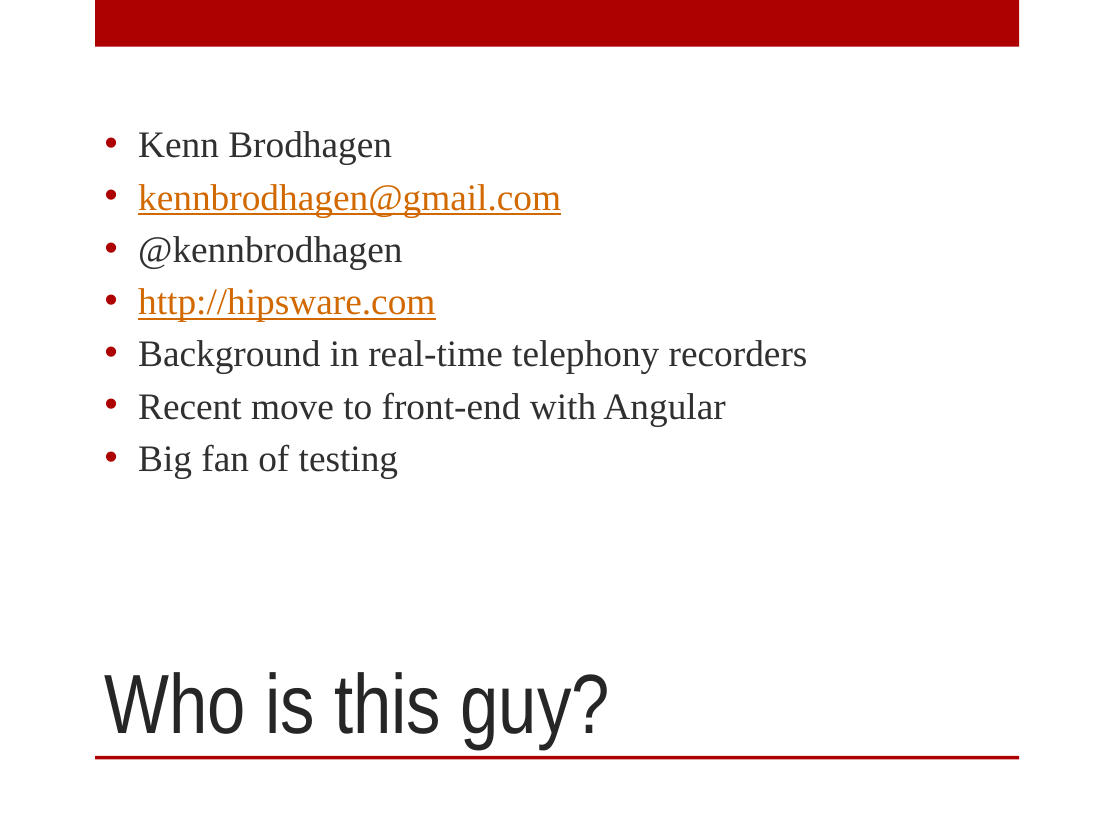
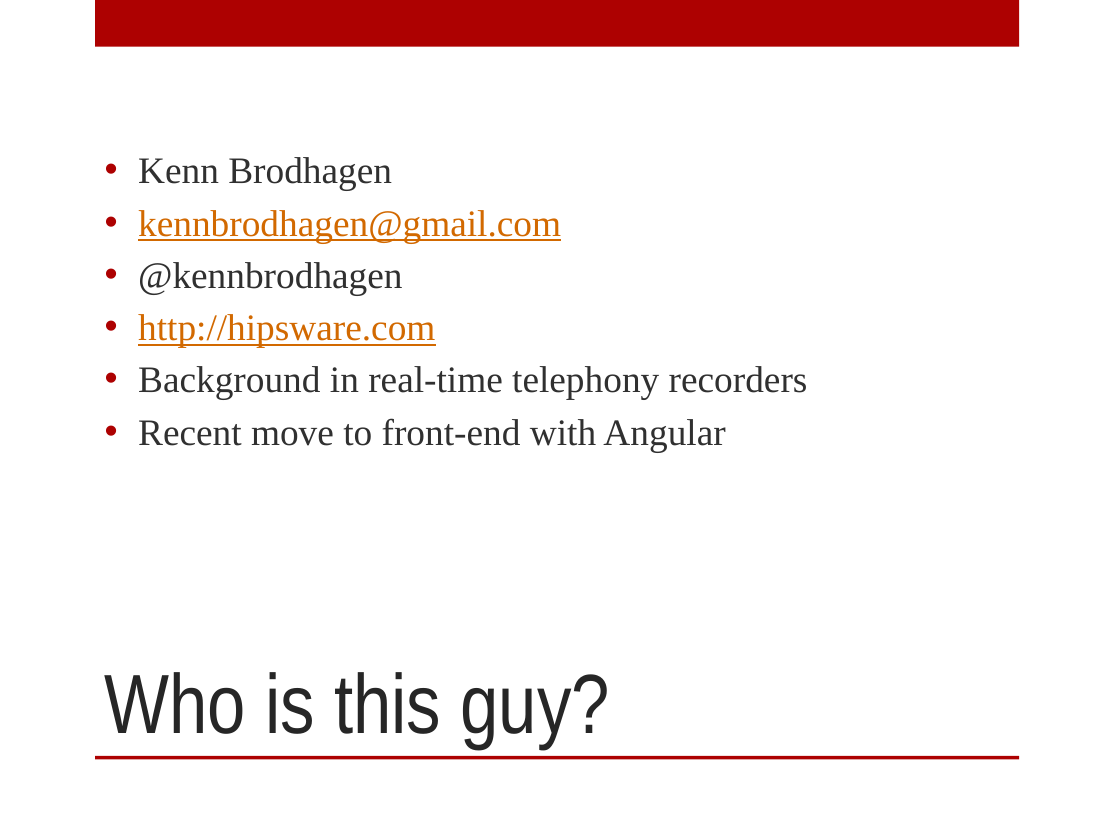
Before and after one commit to kennbrodhagen/angular-github-view, a slide deck: slide 3 of AngularJS Unit Testing.pptx (slide 2 before the commit). Drawn at 1120x840 pixels with LibreOffice and Linux fonts; fonts in the diff are those of the drawing; background and template pictures are left out. Boxes give left, top, right and bottom in pixels: in the first picture for what was removed or moved away, otherwise in the second. Text is boxed around its words. In the diff, an @@ line names an element or a change of style, - is before the commit and + after.

```diff
--- a/AngularJS Unit Testing.pptx
+++ b/AngularJS Unit Testing.pptx
@@ text at (x1=138, y1=444, x2=398, y2=478): paragraph removed @@
-• Big fan of testing
```
Also in this commit, not shown: 4 other slides changed, 2 slides added, 1 slide removed, 1 other file.
